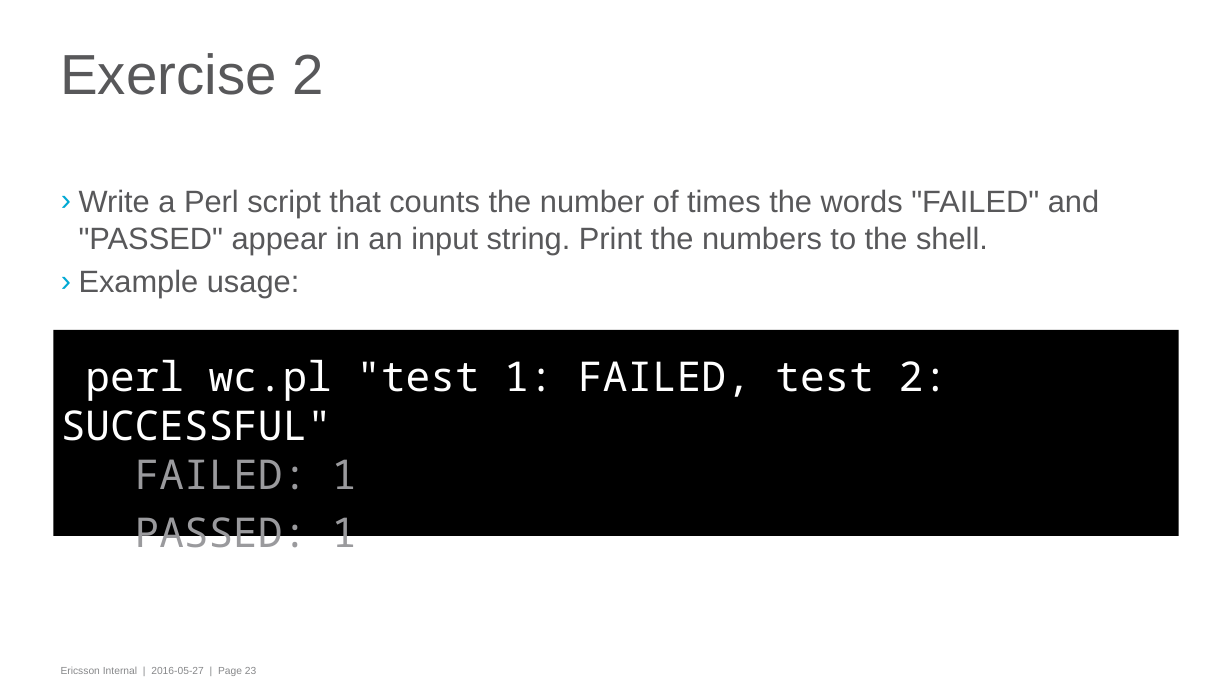
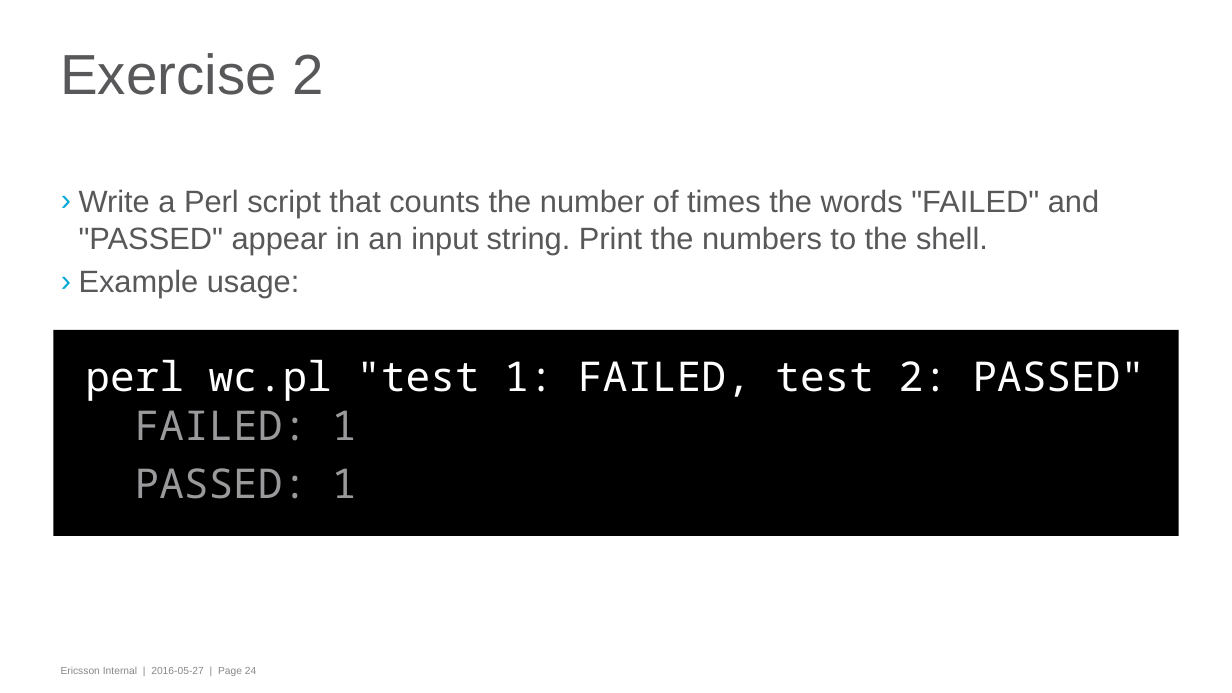
Before and after one commit to gwaerondor/basic_perl, a slide deck: slide 24 of superbasicperl.pptx (slide 23 before the commit). Drawn at 1232x693 pixels with LibreOffice and Linux fonts; fonts in the diff are those of the drawing; background and template pictures are left out. Boxes give left, top, right and bottom in pixels: in the first picture for what was removed or moved away, otherwise in the second. Text is boxed around its words. In the diff, an @@ line names an element or a change of style, - is before the commit and + after.

```diff
--- a/superbasicperl.pptx
+++ b/superbasicperl.pptx
@@ text at [85,359,1145,441]: text changed @@
-perl wc.pl "test 1: FAILED, test 2: SUCCESSFUL"
-FAILED: 1
+perl wc.pl "test 1: FAILED, test 2: PASSED"
+FAILED: 1
```
Also in this commit, not shown: 2 other slides changed, 1 slide added, 6 other files.
